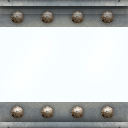
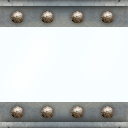
Comparing the layer stacks of the two 128x128 images. Changes:
moved "Rivets" above "Outset" over (x1=11, y1=11, x2=113, y2=118)
painted on "Outset" over (x1=0, y1=6, x2=128, y2=20)
painted on "Sheen" over (x1=73, y1=18, x2=127, y2=24)
